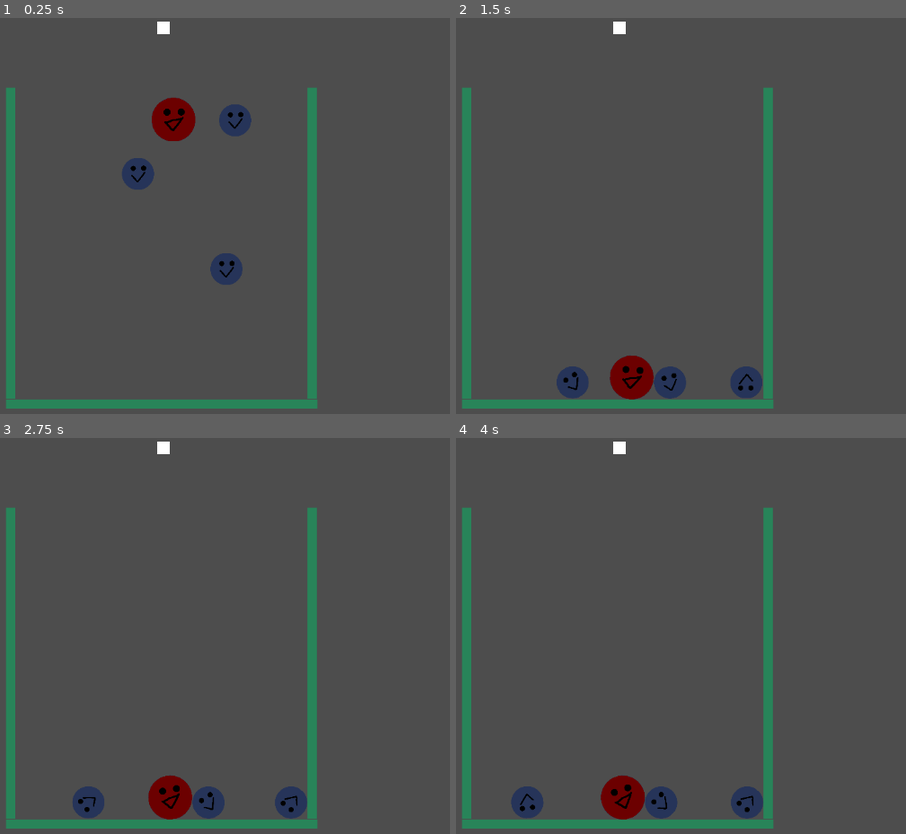
Above: before the commit, frames 1-4 (two rows, left to right).
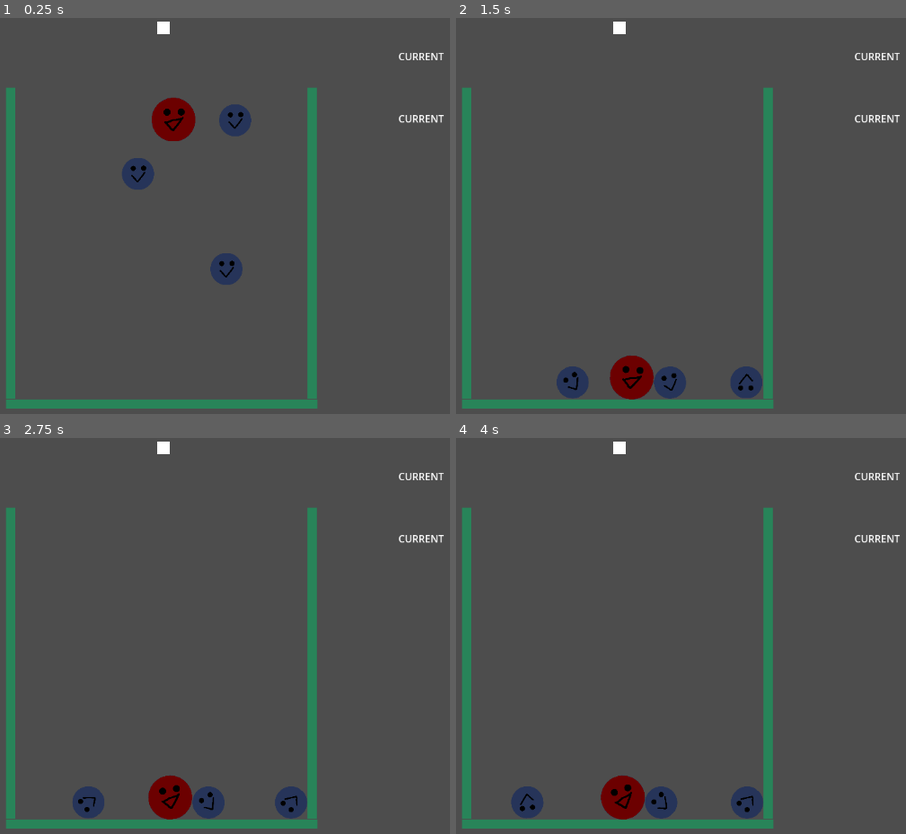
Above: after the commit, the same moments.

Repository: IsaacBowes/GameOff2023
Game: Godot game, scene res://Scenes/Main.tscn
The game is run twice, just before and just after one commit, with the same random seed, the same clock (stepped at 60 frames per second) and the same inputs.
Inputs:
- Up to frame 1 (0.25 s): no input
- Up to frame 2 (1.5 s): hold D (right) 0.53-1.28 s; tap Space (drop) at 0.6, 1.35 s; hold A (left) from 1.28 s (still down)
- Up to frame 3 (2.75 s): release A (left) at 2.03 s; hold D (right) from 2.03 s (still down); tap Space (drop) at 2.1 s
- Up to frame 4 (4 s): tap Space (drop) at 2.85, 3.6 s; tap Enter at 3.5 s; release D (right) at 3.53 s; hold A (left) from 3.53 s (still down)

The runs differ from the first frame. In frame 1, 0.2% of the frame differs, in the area x 88-99%, y 8-27%; in frame 2, 0.2%; in frame 3, 0.2%; in frame 4, 0.2%.
Error before the commit: Invalid call. Nonexistent function 'instance' in base 'PackedScene'. (res://Scenes/Controller.gd:12)
Error after the commit: Invalid call. Nonexistent function 'instance' in base 'PackedScene'. (res://Scenes/Controller.gd:15)

Commit message:
ui controller

Diff:
--- a/Scenes/Controller.gd
+++ b/Scenes/Controller.gd
@@ -3,8 +3,11 @@
 const SPEED = 300.0
 var currentMorph = null
 var nextMorph = null
+var currentMorphImage: Sprite2D
+var nextMorphImage: Sprite2D
 var morphList = []
 var availableMorphs = [preload("res://Scenes/drop_1.tscn"),("res://Scenes/drop_2.tscn")]
+@onready var control = $"../Control"
 
 
 func _ready():
@@ -24,6 +27,9 @@
 
 	currentMorph = morphList[0]
 	nextMorph = morphList[1]
+	currentMorphImage = currentMorph.texture
+	nextMorphImage = nextMorph.texture
+
 
 	if currentMorph == null:
 		spawnMorphs()
--- a/Scenes/Main.tscn
+++ b/Scenes/Main.tscn
@@ -1,8 +1,9 @@
-[gd_scene load_steps=6 format=3 uid="uid://bkxcrd7sbywle"]
+[gd_scene load_steps=7 format=3 uid="uid://bkxcrd7sbywle"]
 
 [ext_resource type="PackedScene" uid="uid://iv6j7rj4xdc8" path="res://Scenes/drop_1.tscn" id="1_j5jj3"]
 [ext_resource type="Script" path="res://Scenes/Controller.gd" id="2_edyvw"]
 [ext_resource type="PackedScene" uid="uid://cmmpnanllo2jr" path="res://Scenes/drop_2.tscn" id="3_reolg"]
+[ext_resource type="PackedScene" uid="uid://fp3c5cqqo170" path="res://Scenes/ui.tscn" id="4_nuovi"]
 
 [sub_resource type="RectangleShape2D" id="RectangleShape2D_j4rub"]
 
@@ -130,3 +131,5 @@
 
 [node name="Drop4" parent="." instance=ExtResource("3_reolg")]
 position = Vector2(639, 135)
+
+[node name="Control" parent="." instance=ExtResource("4_nuovi")]
